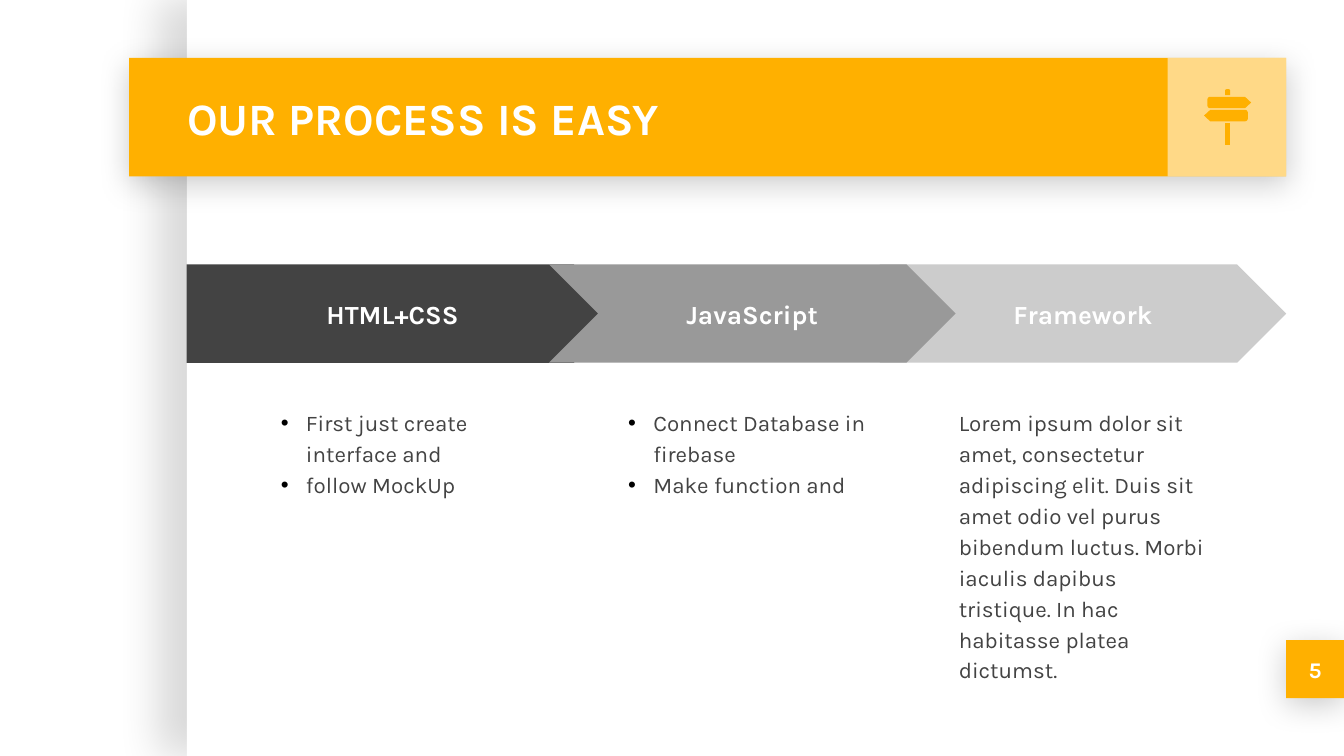
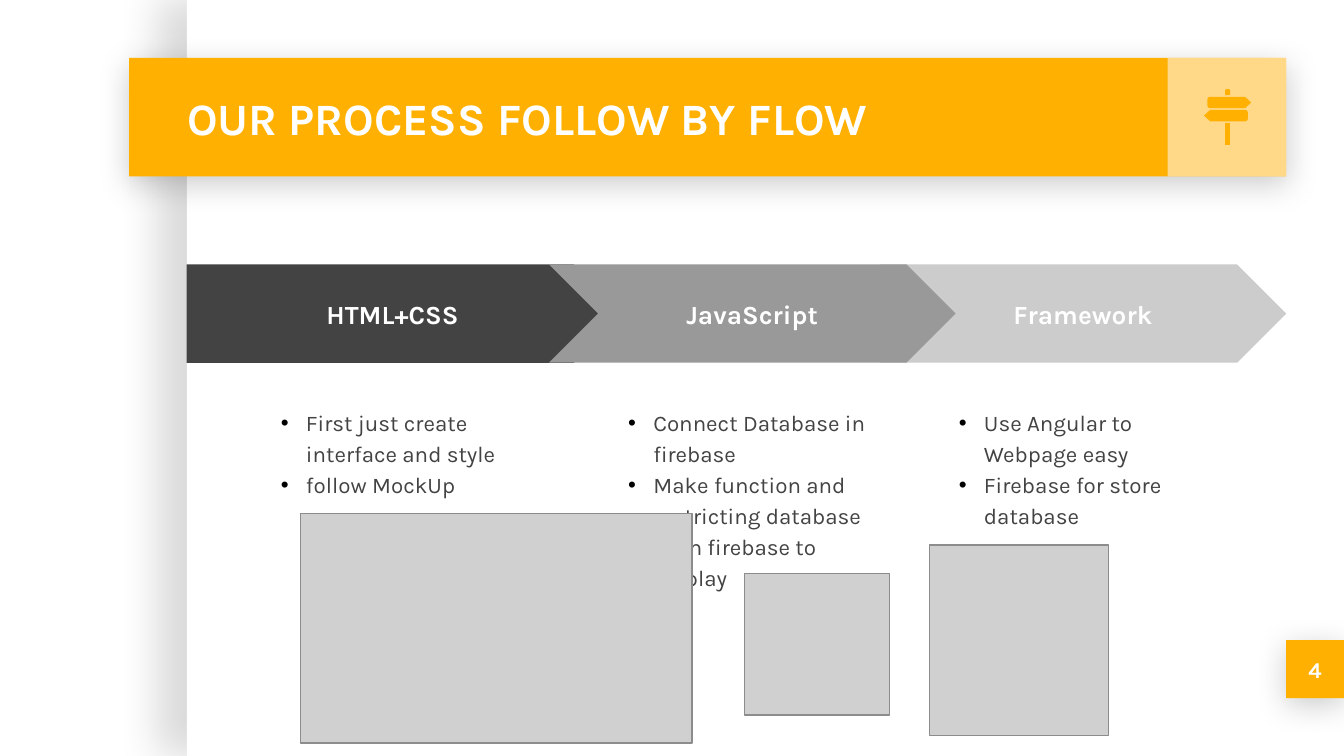
Before and after one commit to iphearum/G1ChatApp, a slide deck: slide 6 of ChatApp.pptx (slide 5 before the commit). Drawn at 1344x756 pixels with LibreOffice and Linux fonts; fonts in the diff are those of the drawing; grey boxes stand for pictures; background and template pictures are left out. Boxes give left, top, right and bottom in pixels: in the first picture for what was removed or moved away, otherwise in the second. Text is boxed around its words. In the diff, an @@ line names an element or a change of style, - is before the commit and + after.

```diff
--- a/ChatApp.pptx
+++ b/ChatApp.pptx
@@ title at [187, 105, 868, 136]: text changed @@
-OUR PROCESS IS EASY
+OUR PROCESS FOLLOW BY FLOW
@@ text at [306, 415, 495, 468]: text changed @@
-• First just create interface and
+• First just create interface and style
@@ text at [984, 415, 1161, 525]: text changed @@
-Lorem ipsum dolor sit amet, consectetur adipiscing elit. Duis sit amet odio vel purus bibendum luctus. Morbi iaculis dapibus tristique. In hac habitasse platea dictumst.
+• Use Angular to Webpage easy
+• Firebase for store database
@@ text at [653, 477, 861, 592]: text changed @@
-• Make function and
+• Make function and restricting database from firebase to display
@@ picture added at [301, 513, 692, 743] @@
@@ picture added at [929, 546, 1107, 737] @@
@@ picture added at [745, 574, 890, 715] @@
@@ text at [1308, 663, 1321, 678]: text changed @@
-5
+4
```
Also in this commit, not shown: 3 other slides changed, 5 slides added, 8 slides removed, 31 other files.
